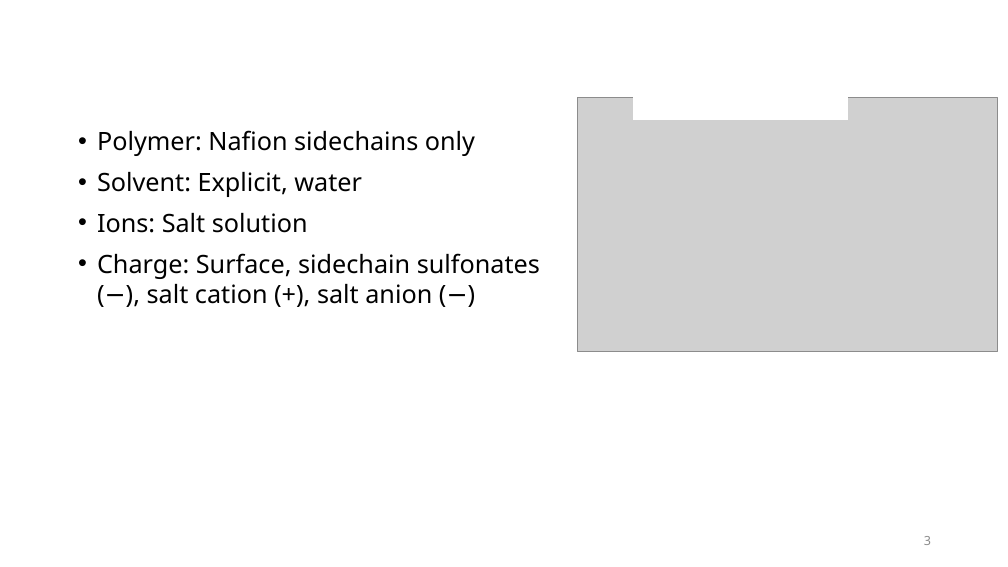
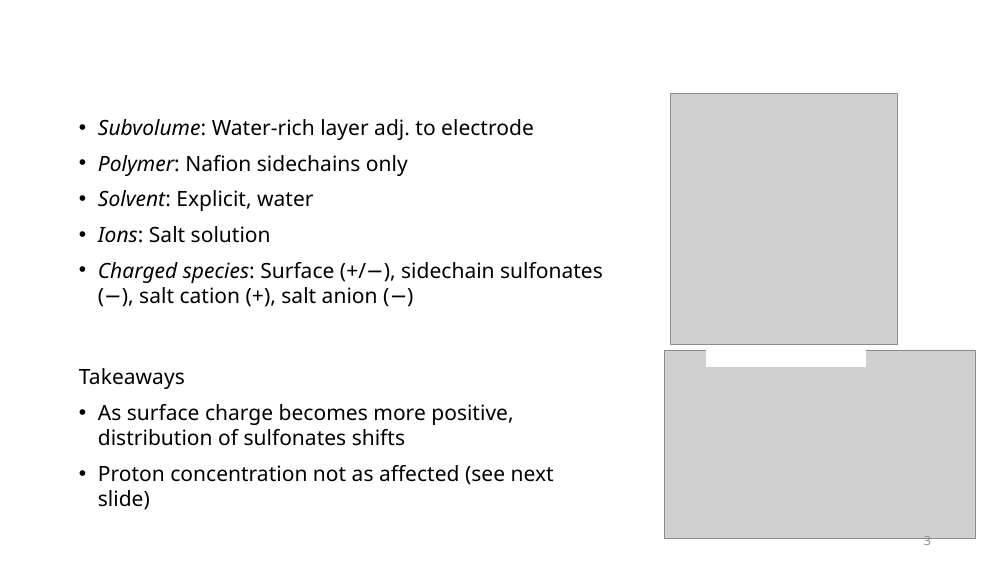
Before and after one commit to tyokokur/presentations, a slide deck: slide 3 of 20241001 NAF Update.pptx. Drawn at 1008x567 pixels with LibreOffice and Linux fonts; fonts in the diff are those of the drawing; grey boxes stand for pictures; background and template pictures are left out. Boxes give left, top, right and bottom in pixels: in the first picture for what was removed or moved away, otherwise in the second. Text is boxed around its words. In the diff, an @@ line names an element or a change of style, - is before the commit and + after.

```diff
--- a/20241001 NAF Update.pptx
+++ b/20241001 NAF Update.pptx
@@ text "Subvolume: Water-rich layer adj. to ...": place and size @@
-text "Subvolume: Water-rich layer adj. to ..." at [97, 130, 540, 304]
+text "Subvolume: Water-rich layer adj. to ..." at [98, 119, 603, 304]
@@ text at [98, 119, 534, 140]: paragraph added @@
+• Subvolume: Water-rich layer adj. to electrode
@@ picture added at [671, 94, 898, 344] @@
@@ text at [98, 155, 408, 243]: size 24 to 20 pt in "Polymer: Nafion sidechains only", "Solvent: Explicit, water", "Ions: Salt solution"; italic on in "Polymer:", "Solvent:", "Ions:" @@
@@ text at [98, 262, 603, 304]: text changed; size 24 to 20 pt @@
-• Charge: Surface, sidechain sulfonates (−), salt cation (+), salt anion (−)
+• Charged species: Surface (+/−), sidechain sulfonates (−), salt cation (+), salt anion (−)
@@ picture: place and size @@
-picture at [577, 98, 997, 352]
+picture at [665, 350, 975, 538]
@@ rectangle: place and size @@
-rectangle at [634, 89, 848, 119]
+rectangle at [706, 344, 865, 367]
@@ text added at [79, 368, 554, 510], 20 pt, text #000000 @@
+Takeaways
+• As surface charge becomes more positive, distribution of sulfonates shifts
+• Proton concentration not as affected (see next slide)
```
Also in this commit, not shown: 2 slides added, 1 slide removed.
